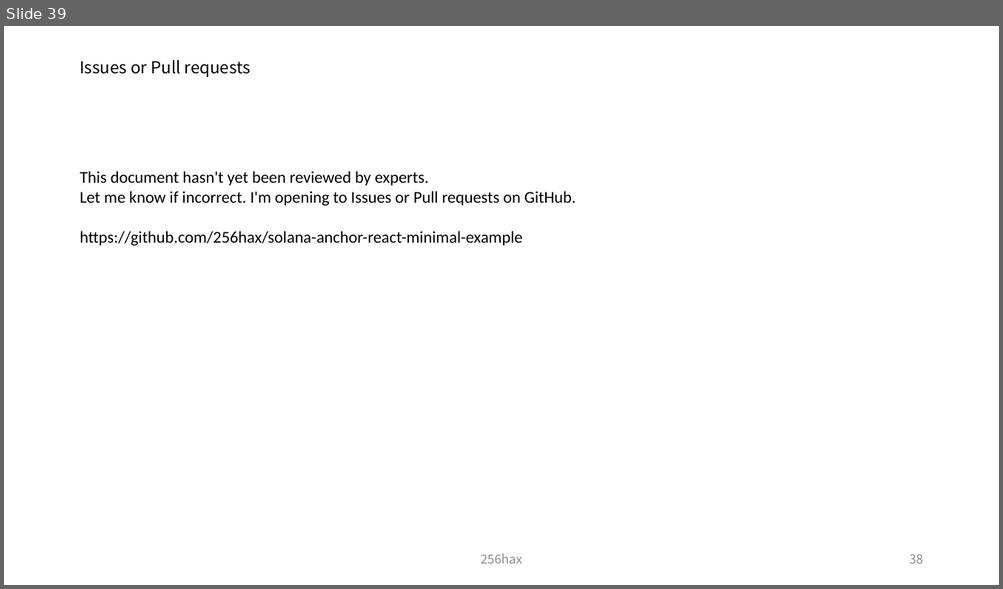
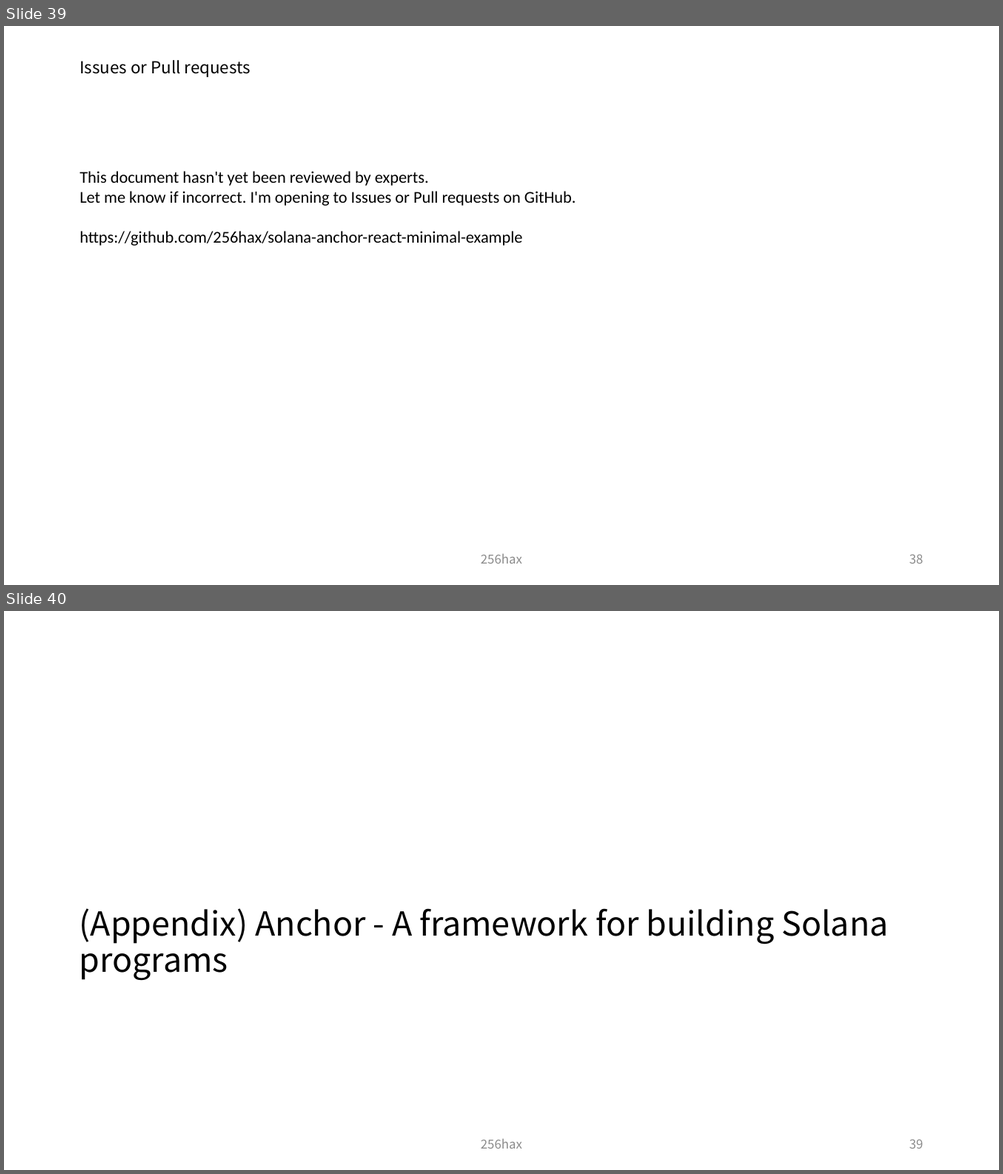
Before and after one commit to SmartGru25/Solana-React-Minimal, a slide deck: docs/Solana_Blockchain_Outline_Figure.pptx. Shown one above the other, each under a label of ours: slide 39 before the commit, slides 39 and 40 after it. The pictures are 1003x589 and 1003x1174 pixels, drawn with LibreOffice and Linux fonts; fonts in the diff are those of the drawing. Boxes give left, top, right and bottom in pixels: in the first picture for what was removed or moved away, otherwise in the second. Text is boxed around its words. In the diff, an @@ line names an element or a change of style, - is before the commit and + after.

Commit message:
docs: add Anchor (Request and Data Flow)

```diff
--- a/docs/Solana_Blockchain_Outline_Figure.pptx
+++ b/docs/Solana_Blockchain_Outline_Figure.pptx
@@ slide 40 added at [4, 611, 999, 1170], background #FFFFFF @@
@@ title added at [79, 908, 888, 980], 32 pt, text #000000 @@
+(Appendix) Anchor - A framework for building Solana programs
@@ text added at [481, 1139, 522, 1149], 12 pt, text #8C8C8C @@
+256hax
@@ page number added at [909, 1139, 923, 1149], 12 pt, text #8C8C8C @@
+39
```
Also in this commit, not shown: 7 slides changed, 1 other slide added.
